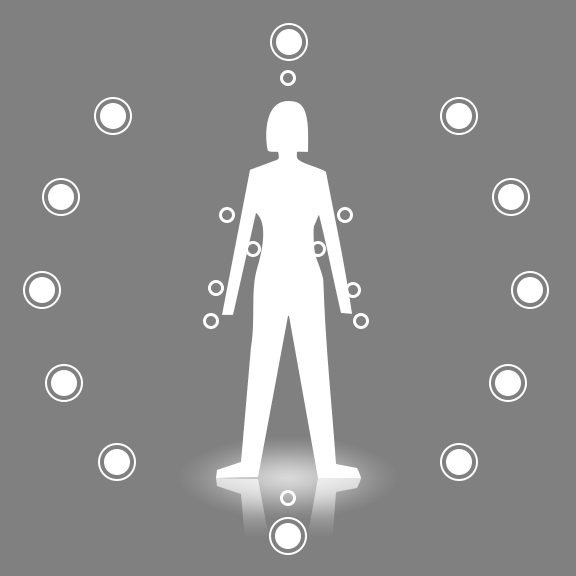
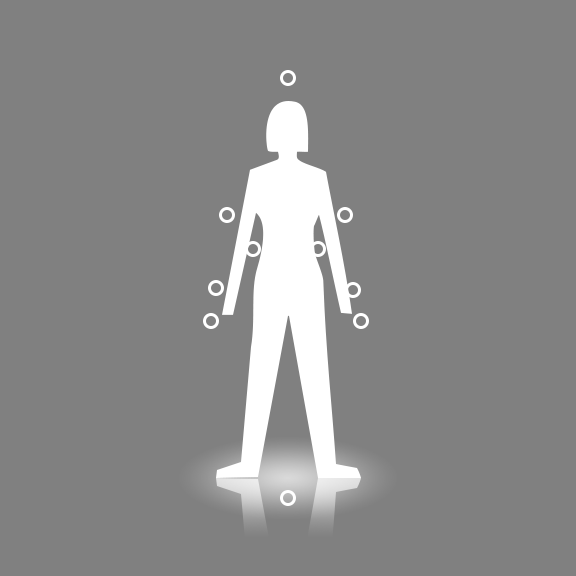
Comparing the layer stacks of the two 576 x 576 images. Changes:
painted on "Reflection" over <box>269,517,307,538</box>
removed layer "Ellipse 11" over <box>94,97,132,135</box>
removed layer "Ellipse 10" over <box>42,178,80,216</box>
removed layer "Ellipse 9" over <box>23,271,61,309</box>
removed layer "Ellipse 8" over <box>45,364,83,402</box>
removed layer "Ellipse 7" over <box>98,443,136,481</box>
removed layer "Ellipse 6" over <box>269,517,307,555</box>
removed layer "Ellipse 5" over <box>440,443,478,481</box>
removed layer "Ellipse 4" over <box>489,364,527,402</box>
removed layer "Ellipse 3" over <box>511,271,549,309</box>
removed layer "Ellipse 2" over <box>492,178,530,216</box>
removed layer "Ellipse 1" over <box>440,97,478,135</box>
removed layer "Ellipse 0" over <box>270,23,308,61</box>
